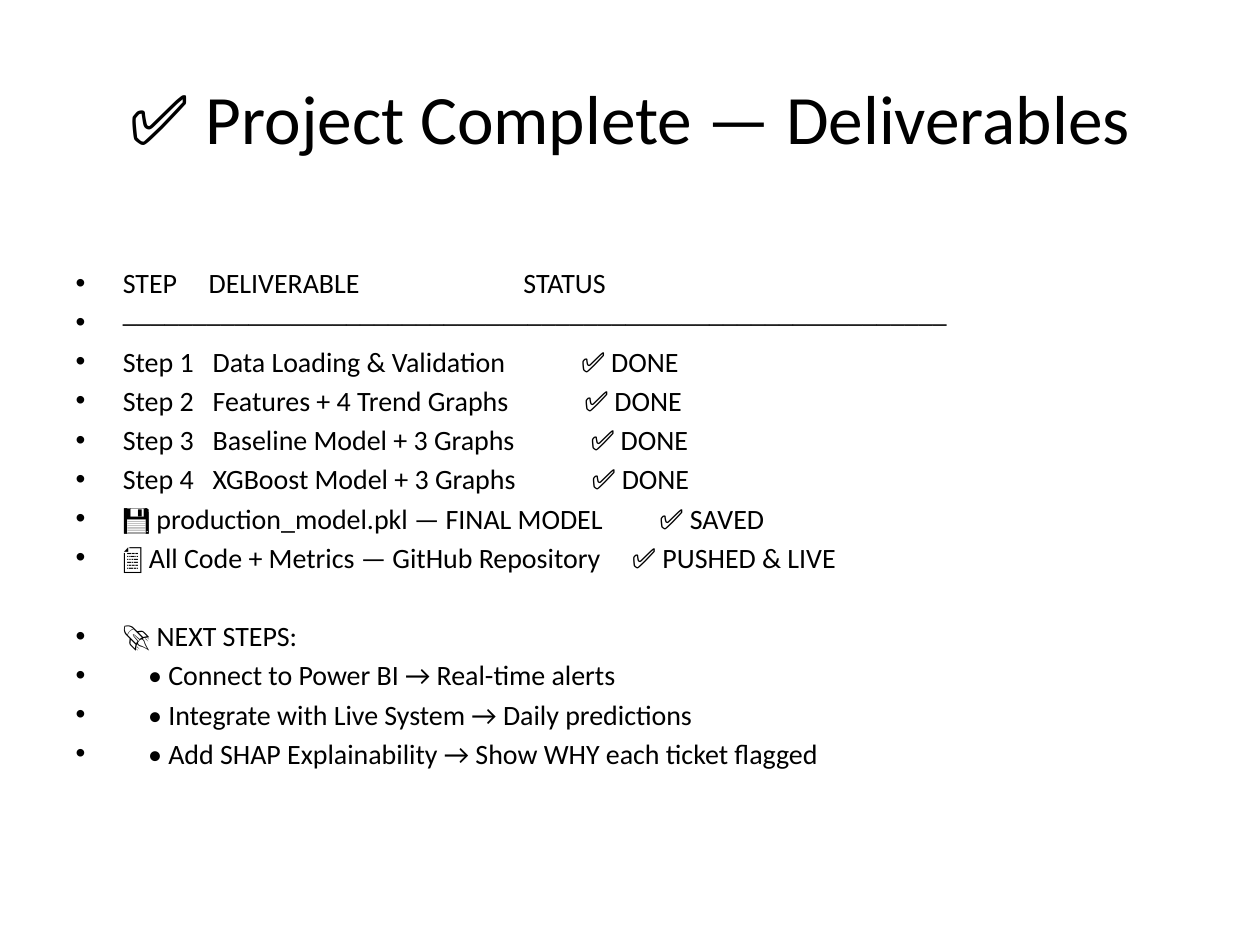
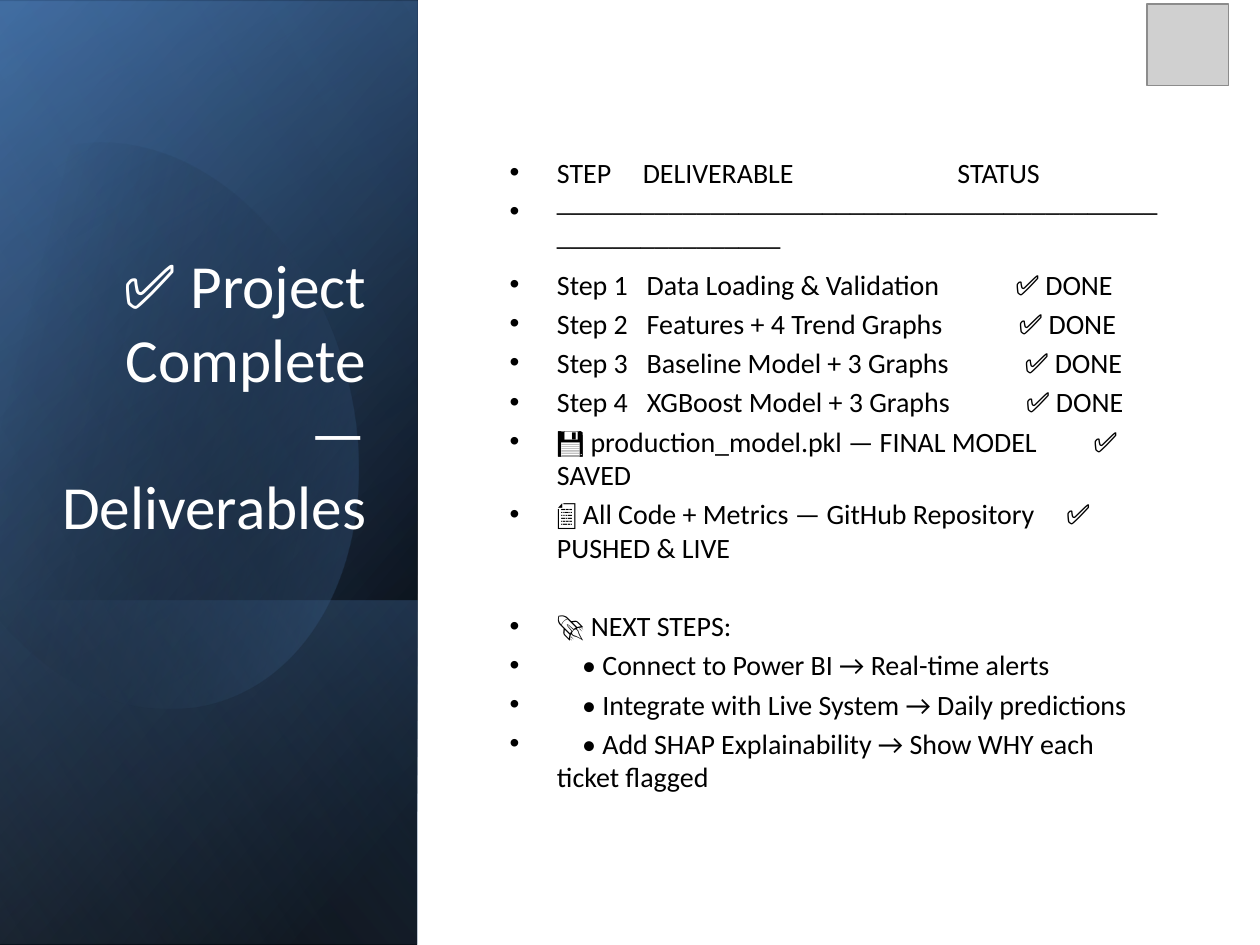
Before and after one commit to onipedesamson/NorthBridge-SLA-Breach-Prediction, a slide deck: slide 18 of NorthBridge_SLA_Presentation.pptx (slide 17 before the commit). Drawn at 1260x945 pixels with LibreOffice and Linux fonts; fonts in the diff are those of the drawing; grey boxes stand for pictures. Boxes give left, top, right and bottom in pixels: in the first picture for what was removed or moved away, otherwise in the second. Text is boxed around its words. In the diff, an @@ line names an element or a change of style, - is before the commit and + after.

```diff
--- a/NorthBridge_SLA_Presentation.pptx
+++ b/NorthBridge_SLA_Presentation.pptx
@@ rectangle added at bbox=[0, 0, 1260, 945], fill #FFFFFF @@
@@ rectangle added at bbox=[1, 0, 418, 944], fill gradient #000000 to #376092 @@
@@ rectangle added at bbox=[1, 2, 418, 945], fill gradient #000000 to #4F81BD @@
@@ rectangle added at bbox=[1, 0, 418, 943], fill gradient #000000 to #95B3D7 @@
@@ picture added at bbox=[1147, 4, 1228, 86] @@
@@ freeform shape added at bbox=[0, 89, 423, 754], fill gradient #000000 to #4F81BD @@
@@ title "✅ Project Complete — Deliverables": place and size @@
-title "✅ Project Complete — Deliverables" at bbox=[206, 96, 1130, 156]
+title "✅ Project Complete — Deliverables" at bbox=[62, 266, 367, 530]
@@ title "✅ Project Complete — Deliverables" at bbox=[62, 266, 367, 530]: size 39.6 to 35 pt, text colour #000000 to #FFFFFF; alignment centre to right; vertical alignment middle to bottom @@
@@ text "STEP DELIVERABLE STATUS": place and size @@
-text "STEP DELIVERABLE STATUS" at bbox=[123, 275, 835, 769]
+text "STEP DELIVERABLE STATUS" at bbox=[557, 165, 1126, 792]
@@ text "STEP DELIVERABLE STATUS" at bbox=[557, 165, 1126, 792]: vertical alignment top to middle @@
@@ rectangle added at bbox=[1, 600, 418, 945], fill gradient #4F81BD to #000000 @@
```
Also in this commit, not shown: 15 other slides changed, 7 slides added, 1 slide removed.
